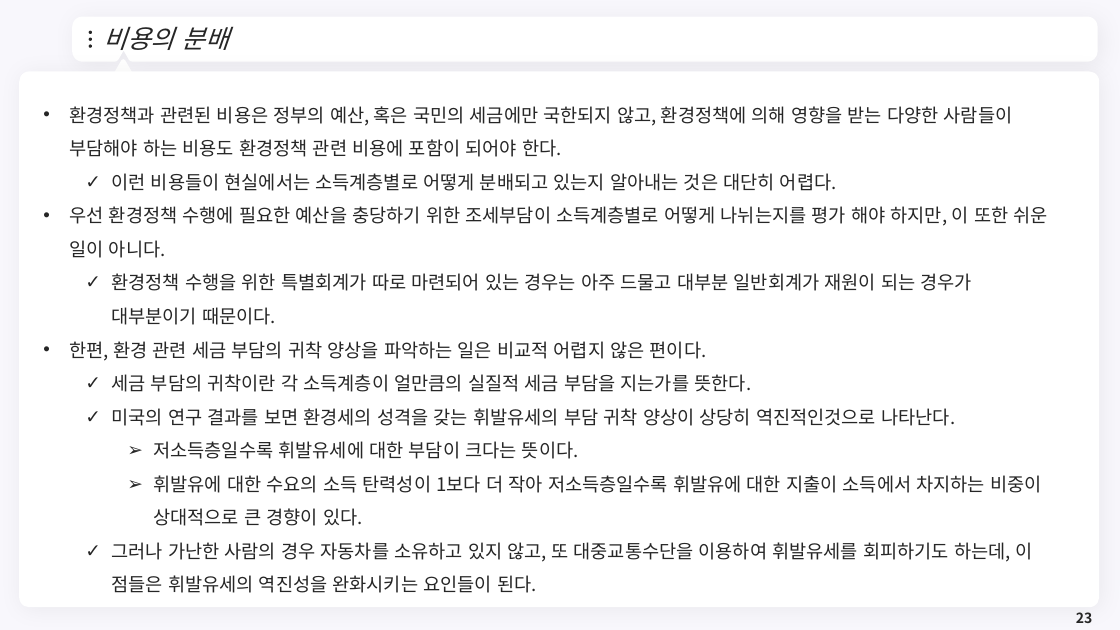
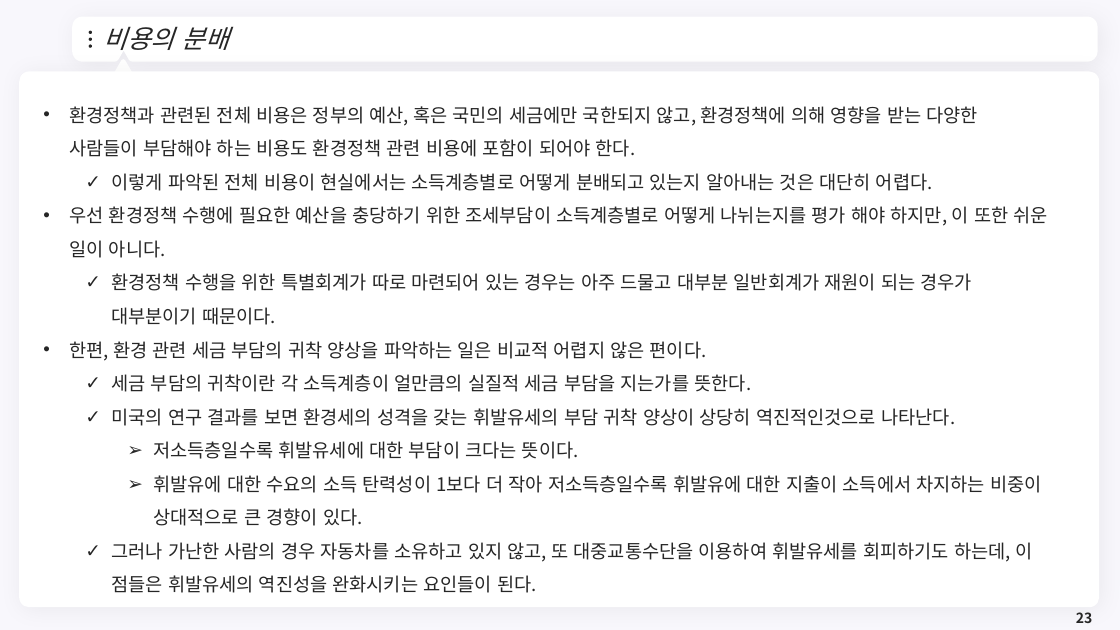
Before and after one commit to meandthey/Teaching, a slide deck: slide 23 of 재정학/01_Lectures/재정학_Chapter_7.pptx. Drawn at 1120x630 pixels with LibreOffice and Linux fonts; fonts in the diff are those of the drawing; background and template pictures are left out. Boxes give left, top, right and bottom in pixels: in the first picture for what was removed or moved away, otherwise in the second. Text is boxed around its words. In the diff, an @@ line names an element or a change of style, - is before the commit and + after.

```diff
--- a/재정학/01_Lectures/재정학_Chapter_7.pptx
+++ b/재정학/01_Lectures/재정학_Chapter_7.pptx
@@ text at (70,106,978,191): text changed @@
-• 환경정책과 관련된 비용은 정부의 예산, 혹은 국민의 세금에만 국한되지 않고, 환경정책에 의해 영향을 받는 다양한 사람들이 부담해야 하는 비용도 환경정책 관련 비용에 포함이 되어야 한다.
-  ✓ 이런 비용들이 현실에서는 소득계층별로 어떻게 분배되고 있는지 알아내는 것은 대단히 어렵다.
+• 환경정책과 관련된 전체 비용은 정부의 예산, 혹은 국민의 세금에만 국한되지 않고, 환경정책에 의해 영향을 받는 다양한 사람들이 부담해야 하는 비용도 환경정책 관련 비용에 포함이 되어야 한다.
+  ✓ 이렇게 파악된 전체 비용이 현실에서는 소득계층별로 어떻게 분배되고 있는지 알아내는 것은 대단히 어렵다.
```
Also in this commit, not shown: 1 other file.
